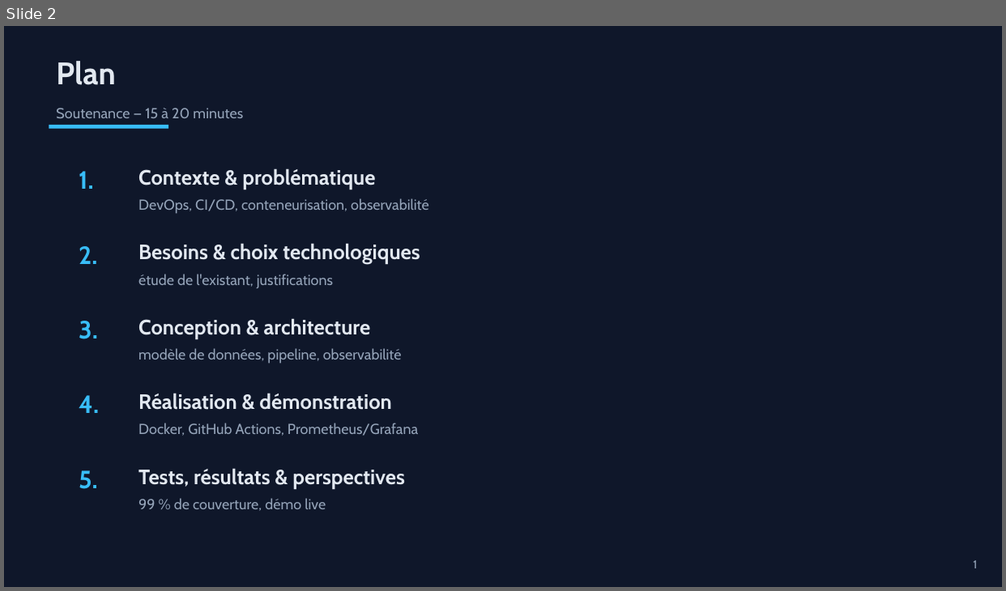
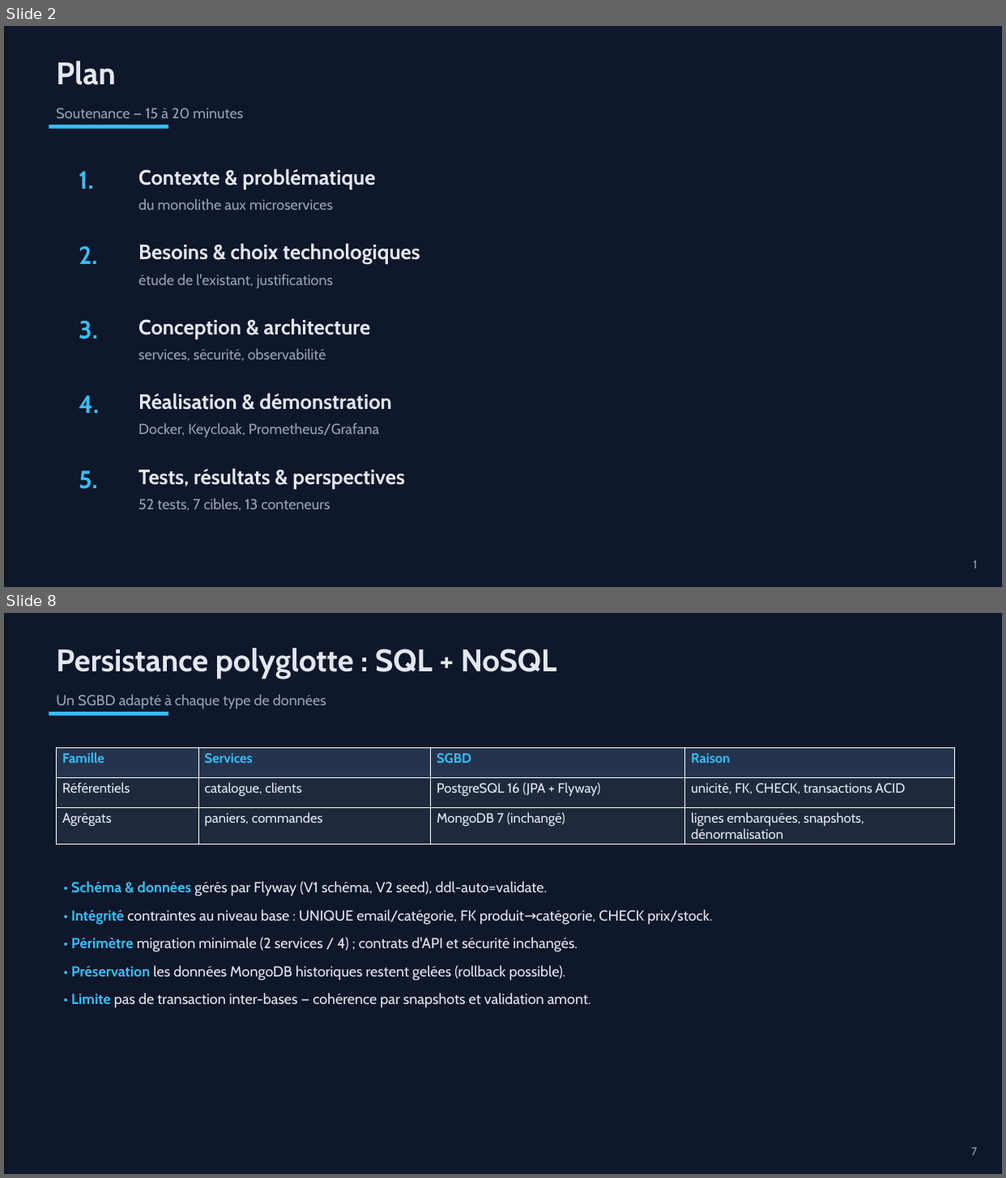
Before and after one commit to Chouaib-Raichy/PFE, a slide deck: soutenance/soutenance.pptx. Shown one above the other, each under a label of ours: slide 2 before the commit, slides 2 and 8 after it; the slides between them are not shown. The pictures are 1006x591 and 1006x1178 pixels, drawn with LibreOffice and Linux fonts; fonts in the diff are those of the drawing. Boxes give left, top, right and bottom in pixels: in the first picture for what was removed or moved away, otherwise in the second. Text is boxed around its words. In the diff, an @@ line names an element or a change of style, - is before the commit and + after.

```diff
--- a/soutenance/soutenance.pptx
+++ b/soutenance/soutenance.pptx
@@ slide 8 added at <box>4,613,1002,1174</box>, background #0F172A @@
@@ text added at <box>56,648,557,679</box>, 30 pt, text #E2E8F0, bold @@
+Persistance polyglotte : SQL + NoSQL
@@ text added at <box>56,694,326,709</box>, 14 pt, text #94A3B8 @@
+Un SGBD adapté à chaque type de données
@@ rectangle added at <box>49,712,168,716</box>, fill #38BDF8 @@
@@ table added at <box>57,747,955,842</box>, 3 rows, 4 columns @@
+Famille | Services | SGBD | Raison
+Référentiels | catalogue, clients | PostgreSQL 16 (JPA + Flyway) | unicité, FK, CHECK, transactions ACID
+Agrégats | paniers, commandes | MongoDB 7 (inchangé) | lignes embarquées, snapshots, dénormalisation
@@ text added at <box>71,881,712,1008</box>, 14 pt, text #E2E8F0 @@
+• Schéma & données gérés par Flyway (V1 schéma, V2 seed), ddl-auto=validate.
+• Intégrité contraintes au niveau base : UNIQUE email/catégorie, FK produit→catégorie, CHECK prix/stock.
+• Périmètre migration minimale (2 services / 4) ; contrats d'API et sécurité inchangés.
+• Préservation les données MongoDB historiques restent gelées (rollback possible).
+• Limite pas de transaction inter-bases — cohérence par snapshots et validation amont.
@@ text added at <box>971,1148,977,1156</box>, 11 pt, text #94A3B8 @@
+7
@@ slide 2 changed as well @@
@@ text at <box>138,199,333,210</box>: text changed @@
-DevOps, CI/CD, conteneurisation, observabilité
+du monolithe aux microservices
@@ text at <box>138,348,326,361</box>: text changed @@
-modèle de données, pipeline, observabilité
+services, sécurité, observabilité
@@ text at <box>138,423,379,438</box>: text changed @@
-Docker, GitHub Actions, Prometheus/Grafana
+Docker, Keycloak, Prometheus/Grafana
@@ text at <box>138,498,330,511</box>: text changed @@
-99 % de couverture, démo live
+52 tests, 7 cibles, 13 conteneurs
```
Also in this commit, not shown: 6 other slides changed, 10 other slides added, 9 slides removed, 4 other files.
